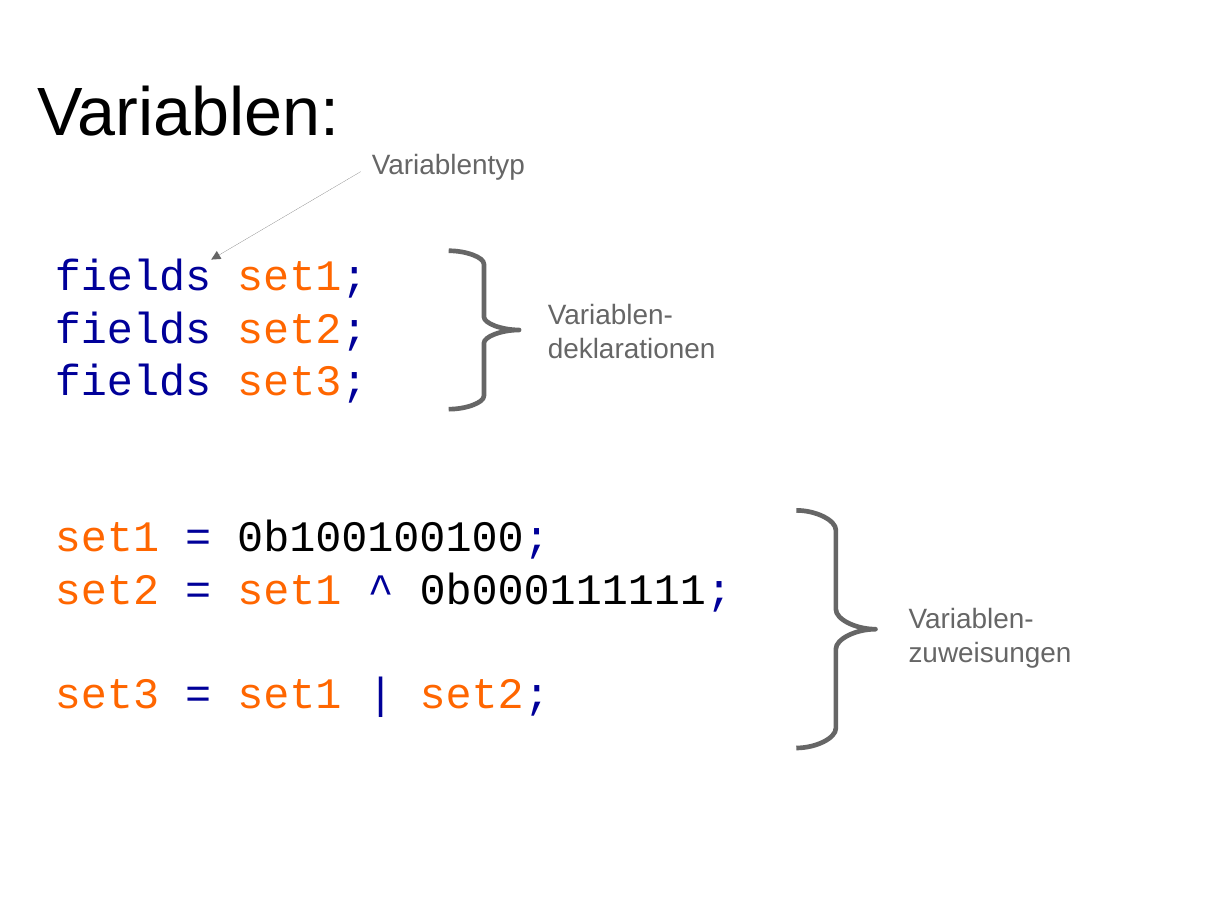
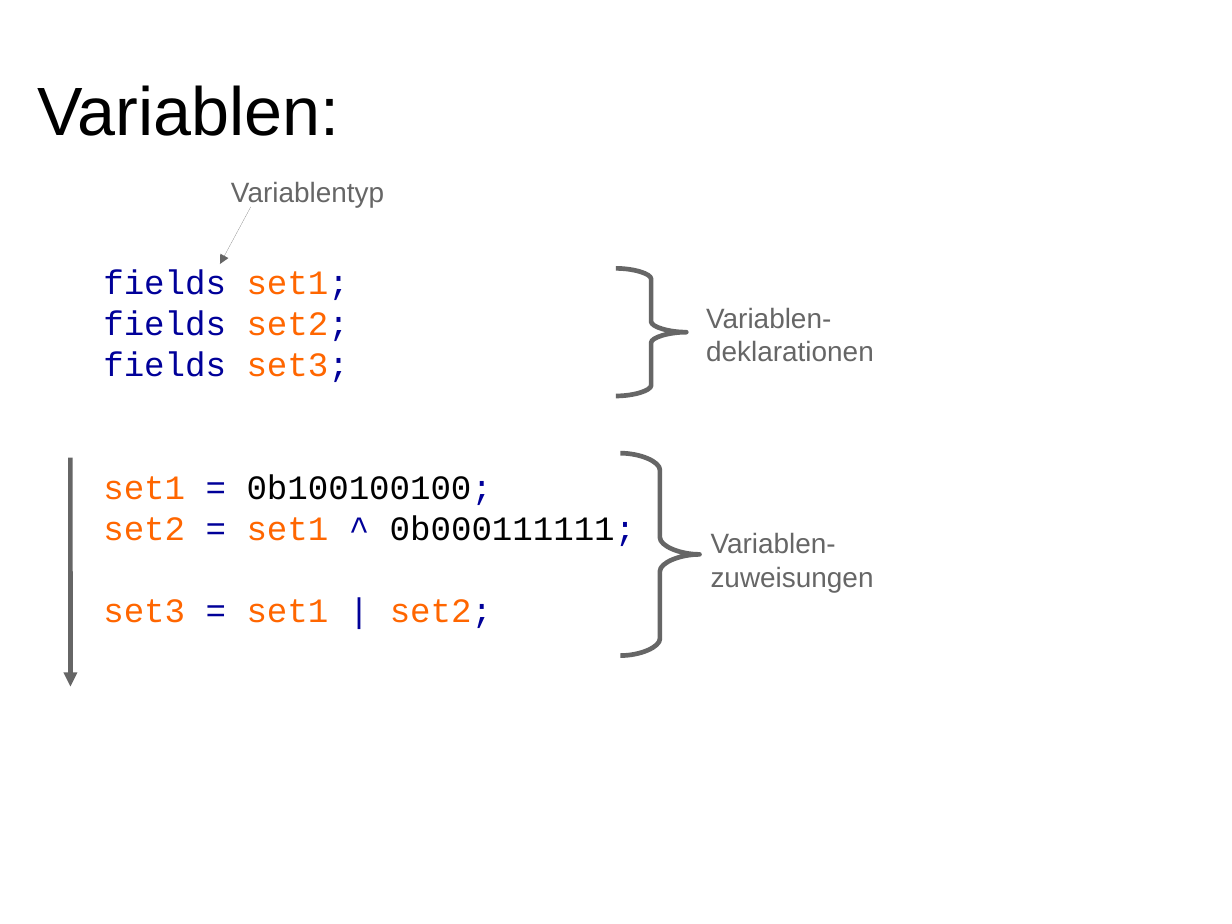
Before and after one commit to hotwolf/TicTacToe, a slide deck: slide 13 of Workshop/Software.odp (slide 8 before the commit). Drawn at 1232x924 pixels with LibreOffice and Linux fonts; fonts in the diff are those of the drawing. Boxes give left, top, right and bottom in pixels: in the first picture for what was removed or moved away, otherwise in the second. Text is boxed around its words. In the diff, an @@ line names an element or a change of style, - is before the commit and + after.

```diff
--- a/Workshop/Software.odp
+++ b/Workshop/Software.odp
@@ text "Variablentyp": place and size @@
-text "Variablentyp" at [372,154,525,179]
+text "Variablentyp" at [231,182,384,207]
@@ arrow moved from (361, 172) - (211, 259) to (250, 207) - (220, 264) @@
@@ text "fields set1;": place and size @@
-text "fields set1;" at [55,259,733,716]
+text "fields set1;" at [103,269,636,628]
@@ text "fields set1;" at [103,269,636,628]: size 28 to 22 pt @@
@@ freeform shape: place and size @@
-freeform shape at [449,250,520,409]
+freeform shape at [616,268,686,396]
@@ text "Variablen- deklarationen": place and size @@
-text "Variablen- deklarationen" at [548,304,716,358]
+text "Variablen- deklarationen" at [706,308,874,361]
@@ arrow added from (70, 457) to (70, 686), #666666 3 pt @@
@@ freeform shape: place and size @@
-freeform shape at [797,511,876,749]
+freeform shape at [620,454,700,656]
@@ text "Variablen- zuweisungen": place and size @@
-text "Variablen- zuweisungen" at [909,608,1072,667]
+text "Variablen- zuweisungen" at [711,533,874,592]
```
Also in this commit, not shown: 4 other slides changed, 12 slides added, 1 slide removed, 23 other files.
